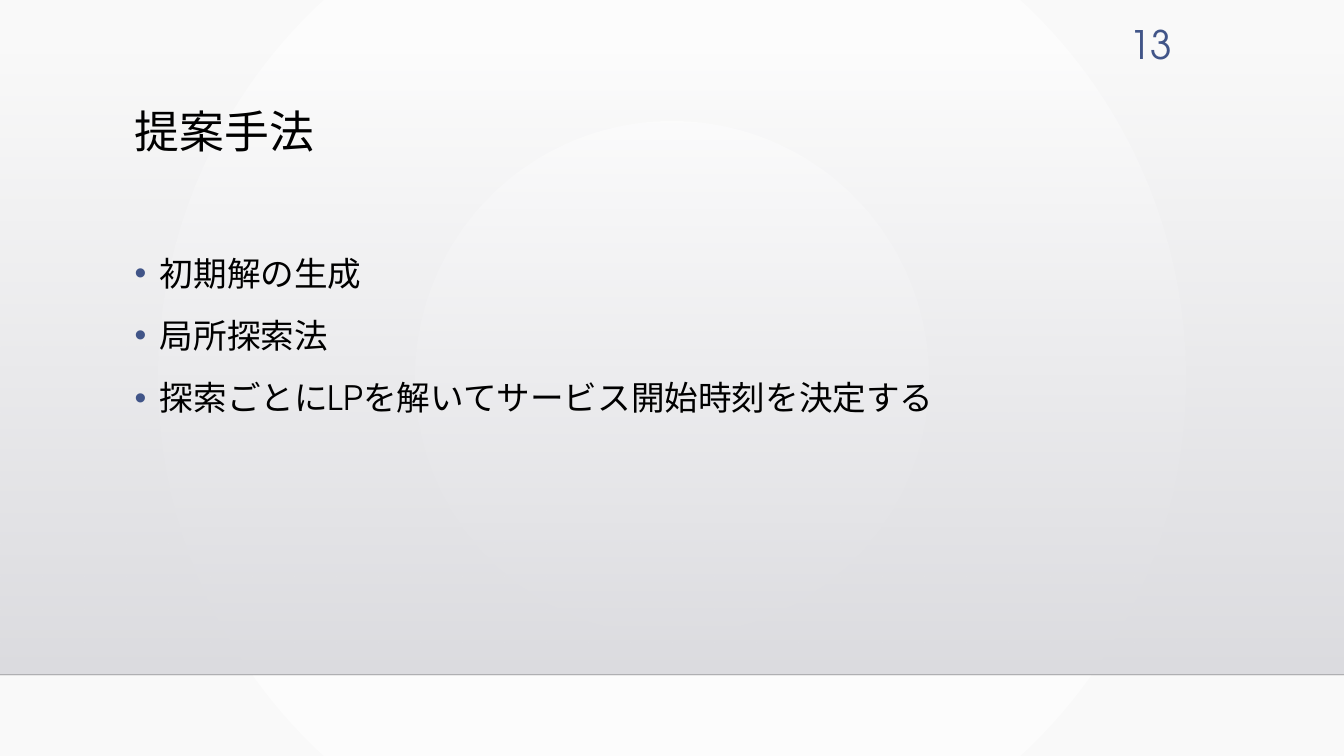
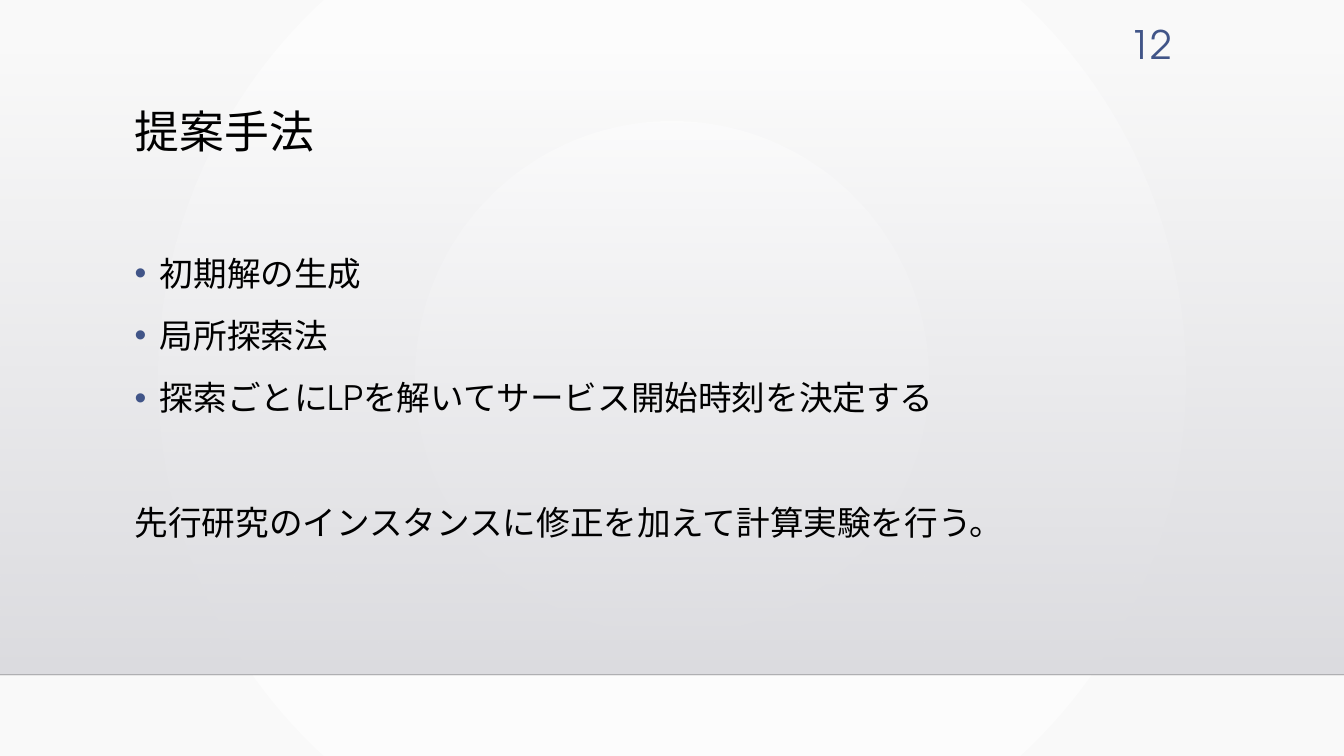
Before and after one commit to kotaro400/DARP, a slide deck: slide 12 of 卒論発表_10分用.pptx (slide 13 before the commit). Drawn at 1344x756 pixels with LibreOffice and Linux fonts; fonts in the diff are those of the drawing; background and template pictures are left out. Boxes give left, top, right and bottom in pixels: in the first picture for what was removed or moved away, otherwise in the second. Text is boxed around its words. In the diff, an @@ line names an element or a change of style, - is before the commit and + after.

Commit message:
パワポ修正

```diff
--- a/卒論発表_10分用.pptx
+++ b/卒論発表_10分用.pptx
@@ page number at bbox=[1129, 29, 1172, 59]: text changed @@
-13
+12
@@ text at bbox=[135, 506, 1004, 538]: paragraph added @@
+先行研究のインスタンスに修正を加えて計算実験を行う。
```
Also in this commit, not shown: 2 other slides changed, 1 slide removed, 1 other file.
